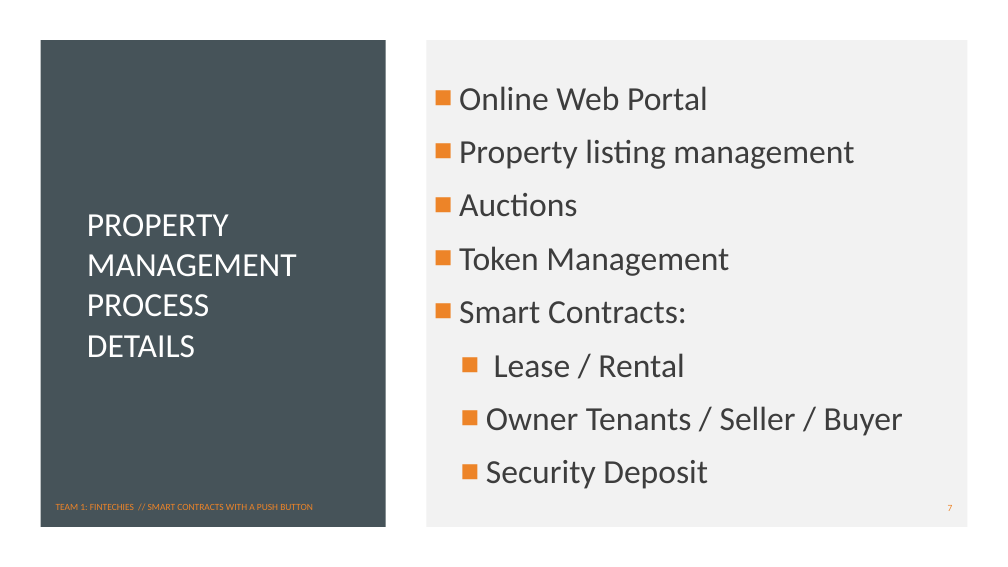
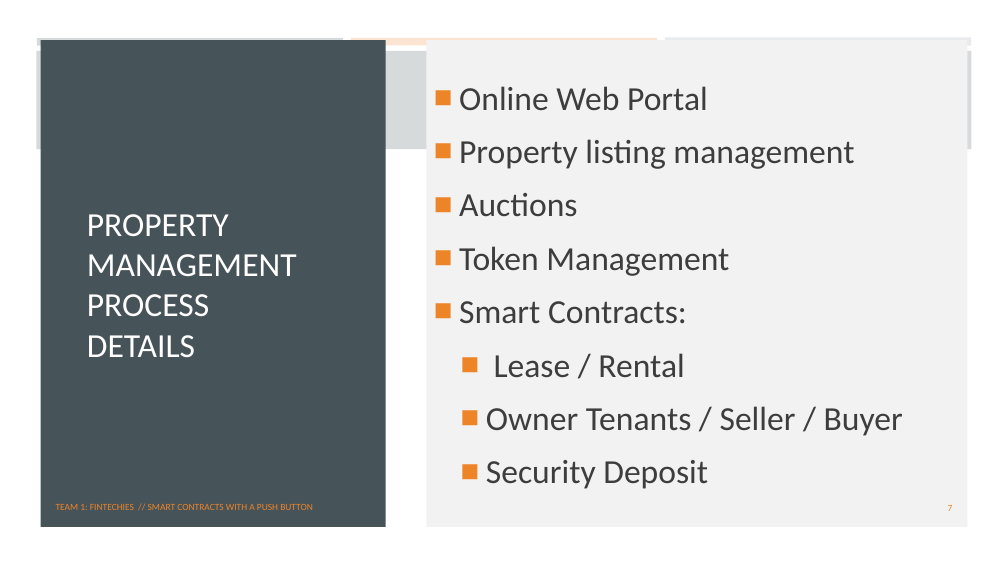
Before and after one commit to maitree7/BlocHome_DeFi, a slide deck: slide 7 of Presentation/Bloc_Home_20201012.pptx. Drawn at 1008x567 pixels with LibreOffice and Linux fonts; fonts in the diff are those of the drawing. Boxes give left, top, right and bottom in pixels: in the first picture for what was removed or moved away, otherwise in the second. Text is boxed around its words. In the diff, an @@ line names an element or a change of style, - is before the commit and + after.

```diff
--- a/Presentation/Bloc_Home_20201012.pptx
+++ b/Presentation/Bloc_Home_20201012.pptx
@@ background #FFFFFF to #FFFFFF at 79% opacity @@
@@ rectangle at bbox=[0, 0, 1008, 567]: fill #FFFFFF to #FFFFFF at 79% opacity @@
@@ rectangle added at bbox=[36, 51, 972, 149], fill #465359 @@
@@ rectangle added at bbox=[37, 38, 343, 45], fill #465359 @@
@@ rectangle added at bbox=[351, 38, 657, 45], fill #ED8428 @@
@@ rectangle added at bbox=[665, 38, 971, 46], fill #969FA7 @@
```
Also in this commit, not shown: 27 other slides changed, 2 other files.
